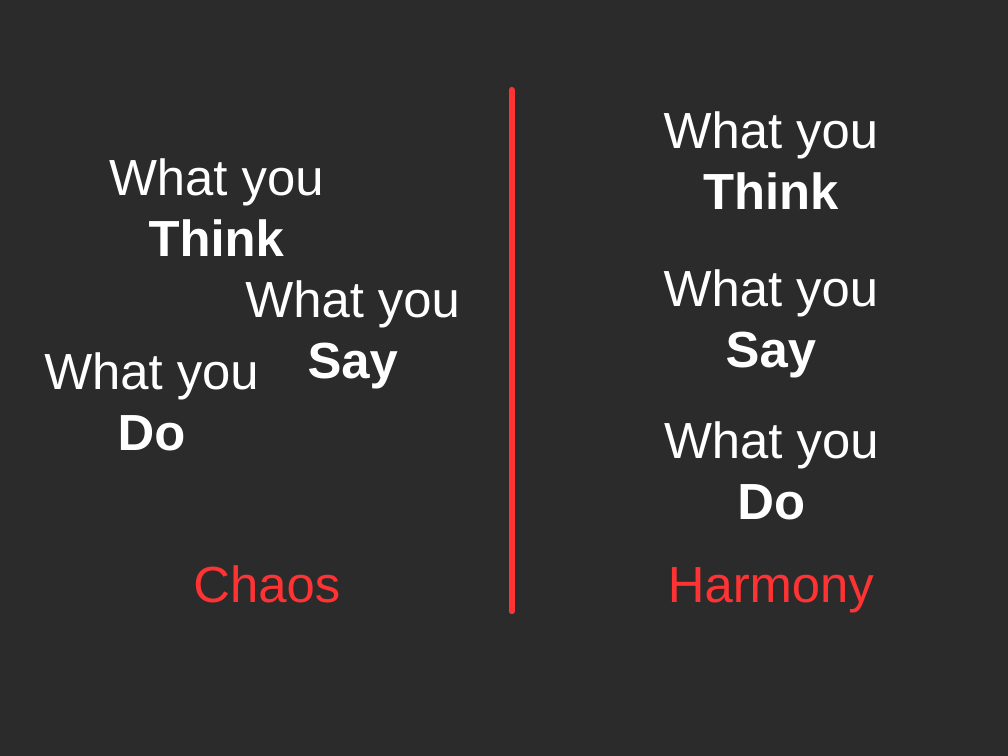
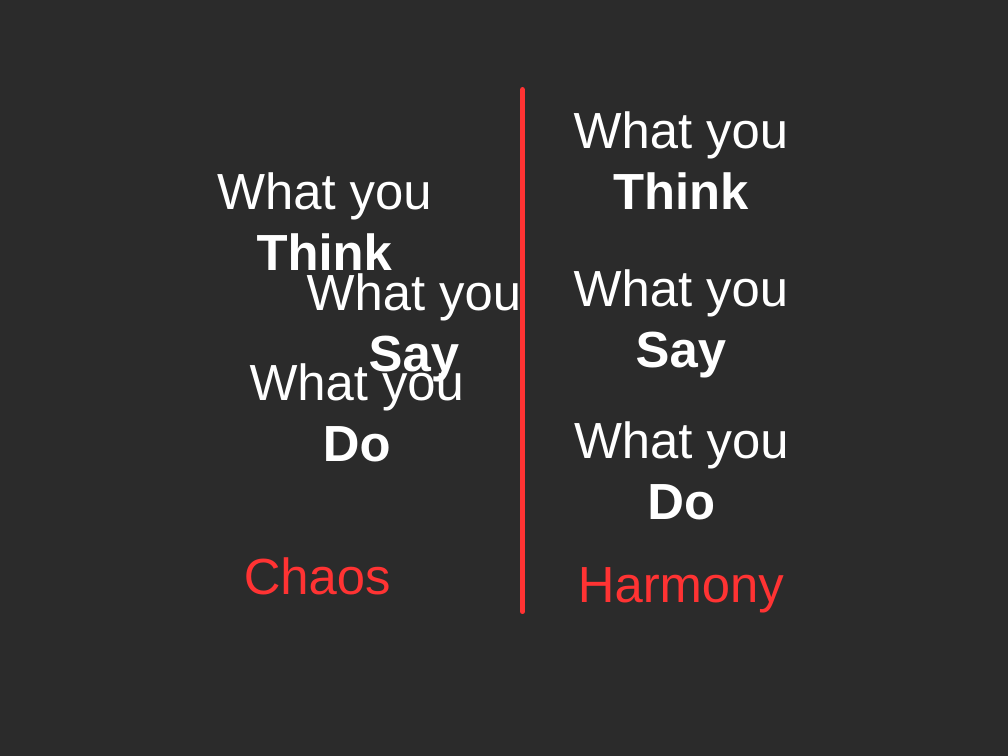
Before and after one commit to vignura/Quotes, a slide deck: slide 2 of Source/Quotes.odp. Drawn at 1008x756 pixels with LibreOffice and Linux fonts; fonts in the diff are those of the drawing; background and template pictures are left out; a plain dark background stands for a picture behind light text. Boxes give left, top, right and bottom in pixels: in the first picture for what was removed or moved away, otherwise in the second. Text is boxed around its words. In the diff, an @@ line names an element or a change of style, - is before the commit and + after.

```diff
--- a/Source/Quotes.odp
+++ b/Source/Quotes.odp
@@ rectangle: place and size @@
-rectangle at bbox=[512, 90, 512, 612]
+rectangle at bbox=[522, 90, 522, 612]
@@ text "What you Think" rewrapped from bbox=[109, 158, 324, 256] to bbox=[217, 172, 432, 281] @@
@@ text "What you Say": place and size @@
-text "What you Say" at bbox=[245, 280, 460, 389]
+text "What you Say" at bbox=[307, 270, 521, 382]
@@ text "What you Do": place and size @@
-text "What you Do" at bbox=[44, 352, 259, 451]
+text "What you Do" at bbox=[250, 360, 464, 462]
@@ 4 texts: place and size @@
-4 texts at bbox=[664, 111, 879, 612]
+4 texts at bbox=[574, 111, 789, 612]
@@ text "Chaos": place and size @@
-text "Chaos" at bbox=[193, 565, 340, 603]
+text "Chaos" at bbox=[244, 557, 391, 595]
```
Also in this commit, not shown: 1 other file.
